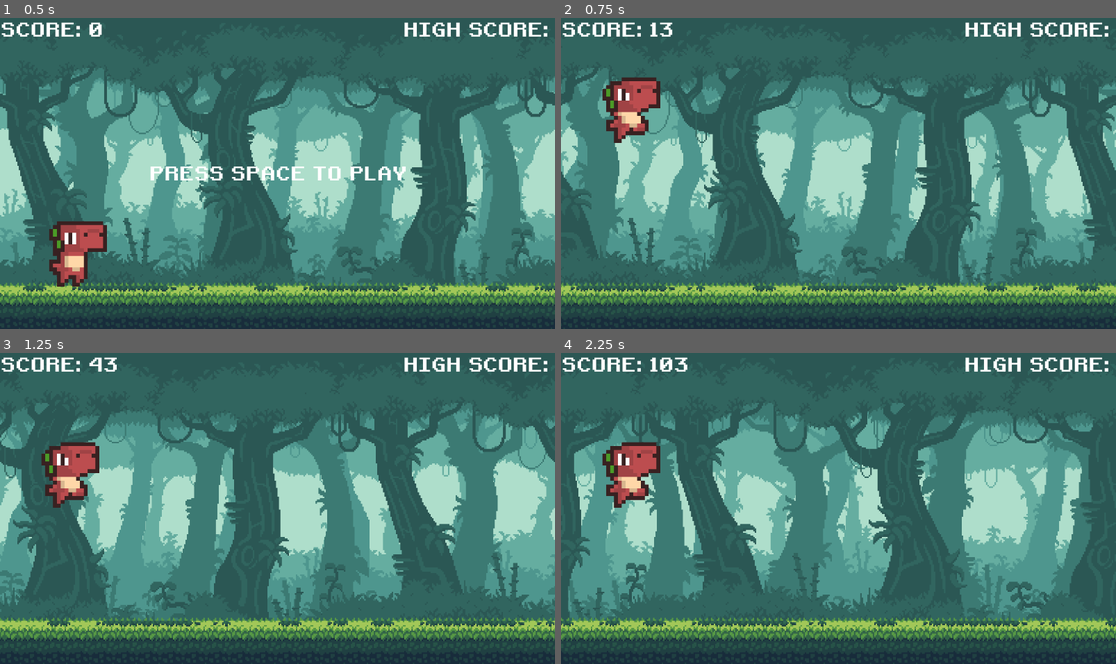
Above: before the commit, frames 1-4 (two rows, left to right).
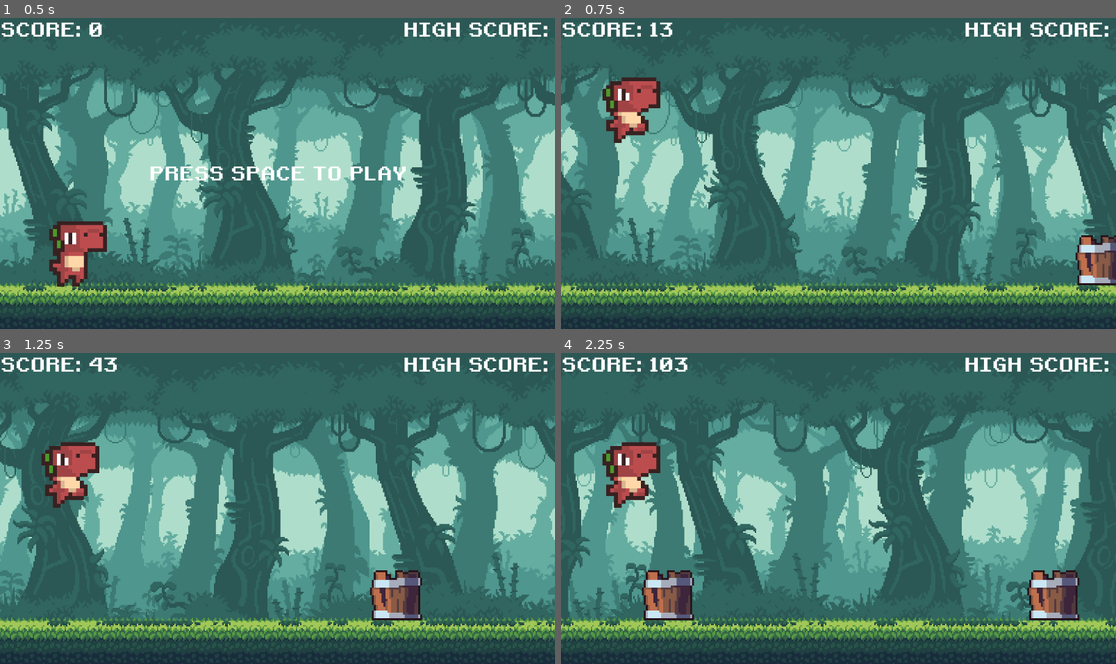
Above: after the commit, the same moments.

Repository: kraftw/Offline-Dinosaur-Game
Game: Godot game, scene res://scenes/main.tscn
Two runs of this game, one before a commit and one after it. Both use one fixed random seed, a clock stepped at 60 frames per second and the inputs below.
Inputs:
- Up to frame 1 (0.5 s): no input
- Up to frame 2 (0.75 s): tap Space at 0.5 s
- Up to frame 3 (1.25 s): tap Enter (ui_accept) at 0.77 s
- Up to frame 4 (2.25 s): tap Enter (ui_accept) at 1.52 s; hold Down (ui_down) from 2.03 s (still down)

Frame 1 is identical in both runs. In frame 2, 1.1% of the frame differs, in the area x 92-100%, y 69-86%; in frame 3, 1.4%; in frame 4, 2.8%, in the area x 14-94%, y 69-86%.

Commit message:
add static obstacle gerneration

Diff:
--- a/scenes/main.gd
+++ b/scenes/main.gd
@@ -1,8 +1,19 @@
 extends Node
+
+# preload obstacles
+var stump_scene = preload("res://scenes/stump.tscn")
+var rock_scene = preload("res://scenes/rock.tscn")
+var barrel_scene = preload("res://scenes/barrel.tscn")
+var bird_scene = preload("res://scenes/bird.tscn")
+var obstacle_types := [stump_scene, rock_scene, barrel_scene]
+var obstacles : Array
+var bird_heights := [200, 390]
 
 # game variables
 const DINO_START_POS := Vector2i(150, 485)
 const CAM_START_POS := Vector2i(576, 324)
+var difficulty
+const MAX_DIFFICULTY : int = 2
 var score : int
 const SCORE_MODIFIER : int = 10
 var speed : float
@@ -10,10 +21,13 @@
 const MAX_SPEED : int = 25
 const SPEED_MODIFIER : int = 5000
 var screen_size : Vector2i
+var ground_height : int
 var game_running : bool
+var last_obs
 
 func _ready():
 	screen_size = get_window().size
+	ground_height = $Ground.get_node("Sprite2D").texture.get_height()
 	new_game()
 
 func new_game():
@@ -21,6 +35,7 @@
 	score = 0
 	show_score()
 	game_running = false
+	difficulty = 0
 
 	# reset the nodes
 	$Dino.position = DINO_START_POS
@@ -33,9 +48,15 @@
 
 func _process(delta):
 	if game_running:
+		# speed up and adjust difficulty
 		speed = START_SPEED + score / SPEED_MODIFIER
 		if speed > MAX_SPEED:
 			speed = MAX_SPEED
+		adjust_difficulty()
+
+		# generate obstacles
+		generate_obs()
+
 		# move dino and camera
 		$Dino.position.x += speed
 		$Camera2D.position.x += speed
@@ -52,5 +73,30 @@
 			game_running = true
 			$HUD.get_node("StartLabel").hide()
 
+func generate_obs():
+	# generate ground obstacles
+	if obstacles.is_empty() or last_obs.position.x < score + randi_range(300, 500):
+		var obs_type = obstacle_types[randi() % obstacle_types.size()]
+		var obs
+		var max_obs = difficulty + 1
+		for i in range(randi() % max_obs + 1):
+			obs = obs_type.instantiate()
+			var obs_height = obs.get_node("Sprite2D").texture.get_height()
+			var obs_scale = obs.get_node("Sprite2D").scale
+			var obs_x : int = screen_size.x + score + 100 + (i * 100)
+			var obs_y : int = screen_size.y - ground_height - (obs_height * obs_scale.y / 2) + 5
+			last_obs = obs
+			add_obs(obs, obs_x, obs_y)
+
+func add_obs(obs, x, y):
+	obs.position = Vector2i(x, y)
+	add_child(obs)
+	obstacles.append(obs)
+
 func show_score():
 	$HUD.get_node("ScoreLabel").text = "SCORE: " + str(score / SCORE_MODIFIER)
+
+func adjust_difficulty():
+	difficulty = score / SPEED_MODIFIER
+	if difficulty > MAX_DIFFICULTY:
+		difficulty = MAX_DIFFICULTY
